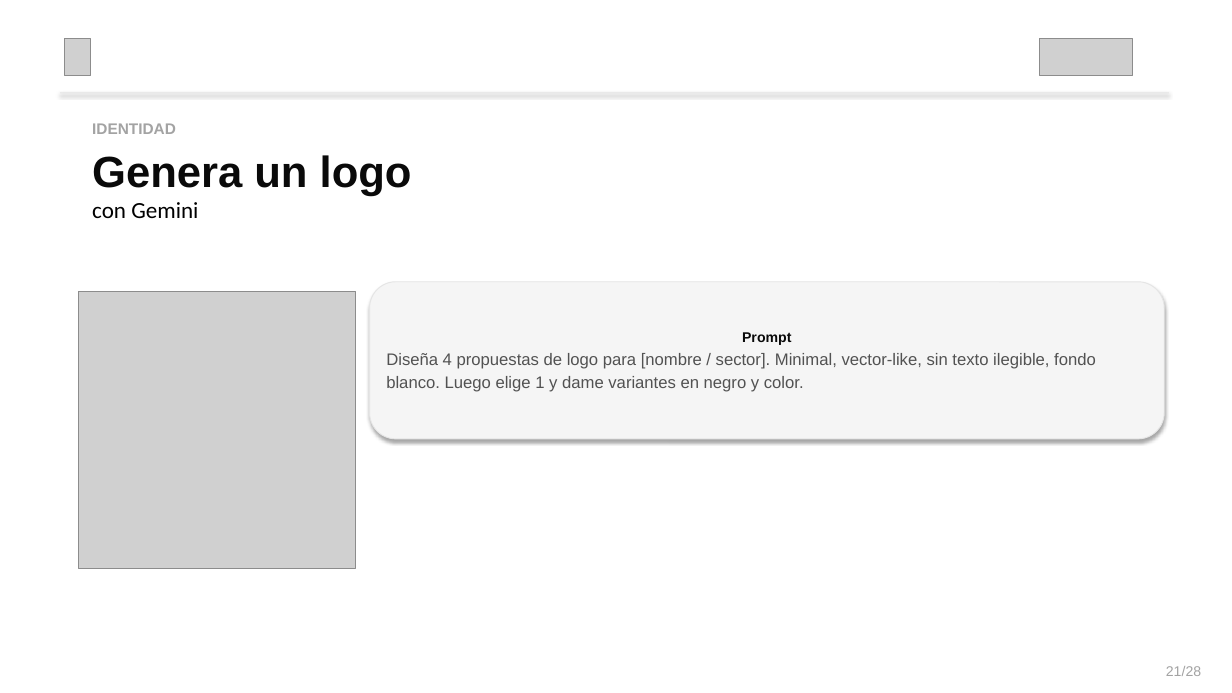
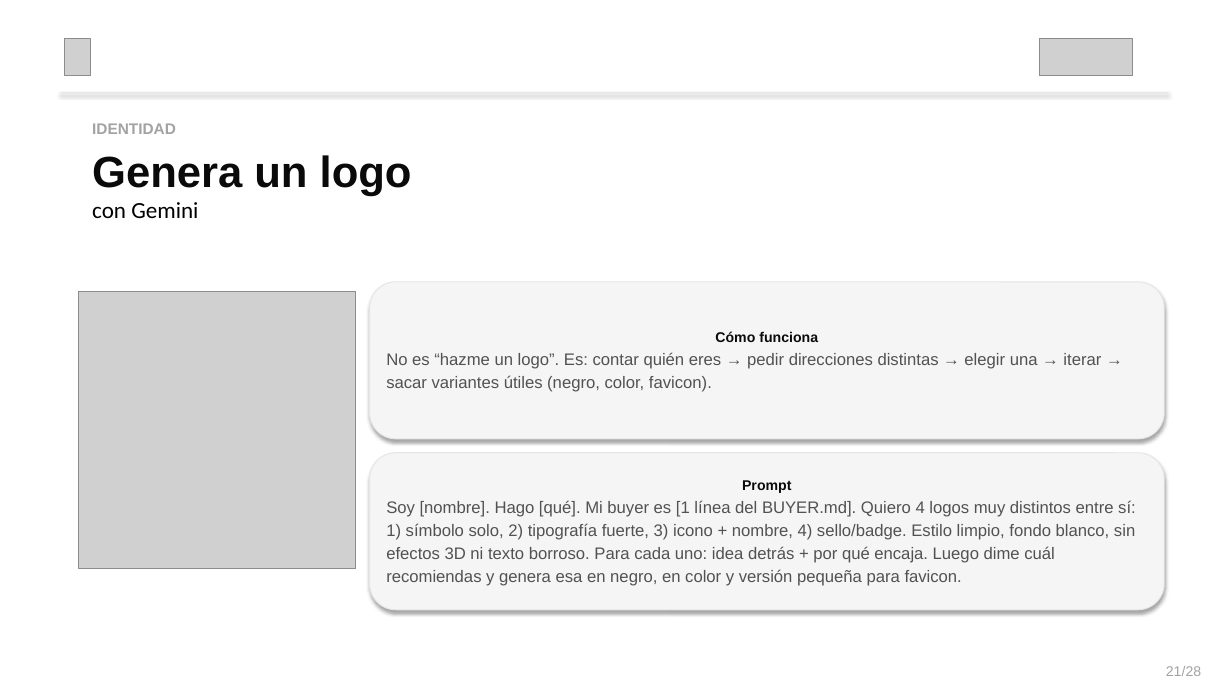
Before and after one commit to ruralhackers/presentations, a slide deck: slide 21 of curso-web-aje-ourense/taller-web-aje-ourense.pptx. Drawn at 1232x693 pixels with LibreOffice and Linux fonts; fonts in the diff are those of the drawing; grey boxes stand for pictures. Boxes give left, top, right and bottom in pixels: in the first picture for what was removed or moved away, otherwise in the second. Text is boxed around its words. In the diff, an @@ line names an element or a change of style, - is before the commit and + after.

```diff
--- a/curso-web-aje-ourense/taller-web-aje-ourense.pptx
+++ b/curso-web-aje-ourense/taller-web-aje-ourense.pptx
@@ text in rounded rectangle at (386, 331, 1101, 392): text changed @@
-Prompt
-Diseña 4 propuestas de logo para [nombre / sector]. Minimal, vector-like, sin texto ilegible, fondo blanco. Luego elige 1 y dame variantes en negro y color.
+Cómo funciona
+No es “hazme un logo”. Es: contar quién eres → pedir direcciones distintas → elegir una → iterar → sacar variantes útiles (negro, color, favicon).
@@ rounded rectangle added at (370, 453, 1165, 610), fill #F5F5F5, outline #E5E5E5 0.75 pt, 13 pt, text #525252 @@
+Prompt
+Soy [nombre]. Hago [qué]. Mi buyer es [1 línea del BUYER.md]. Quiero 4 logos muy distintos entre sí: 1) símbolo solo, 2) tipografía fuerte, 3) icono + nombre, 4) sello/badge. Estilo limpio, fondo blanco, sin efectos 3D ni texto borroso. Para cada uno: idea detrás + por qué encaja. Luego dime cuál recomiendas y genera esa en negro, en color y versión pequeña para favicon.
```
Also in this commit, not shown: 1 other file.
